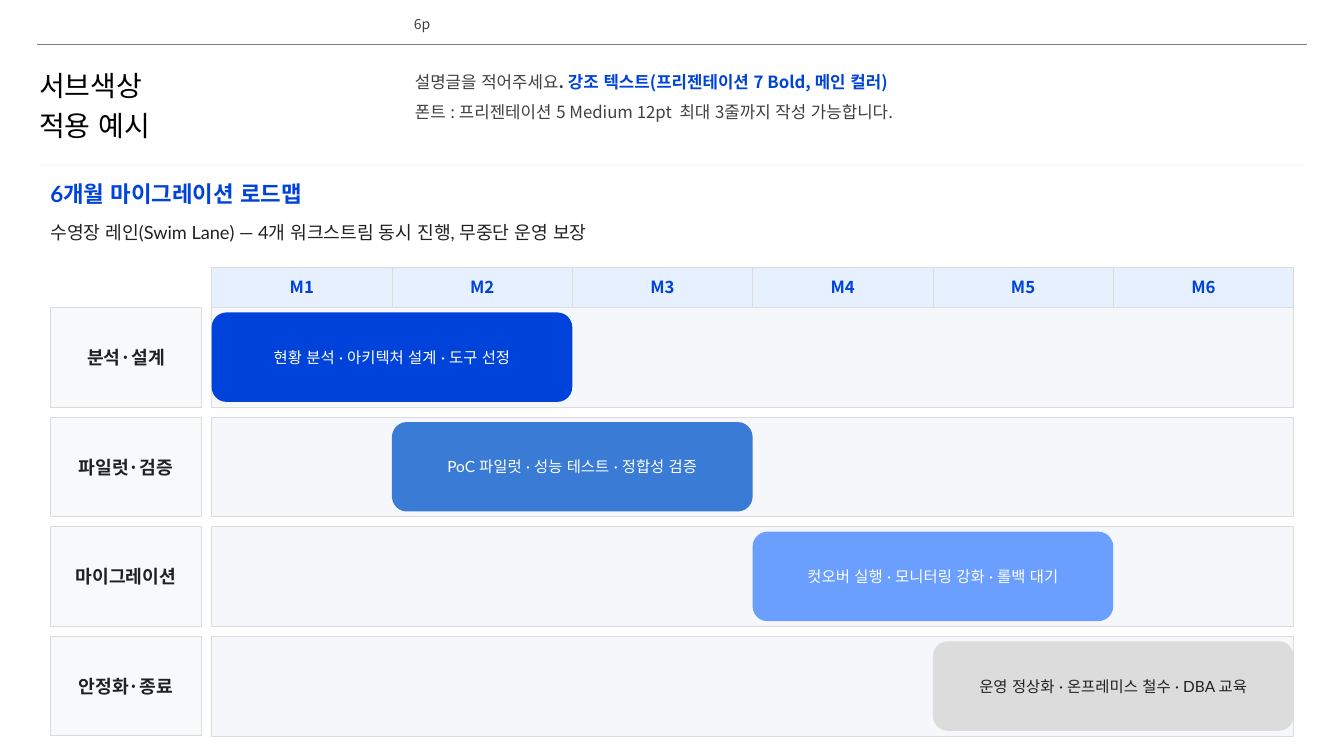
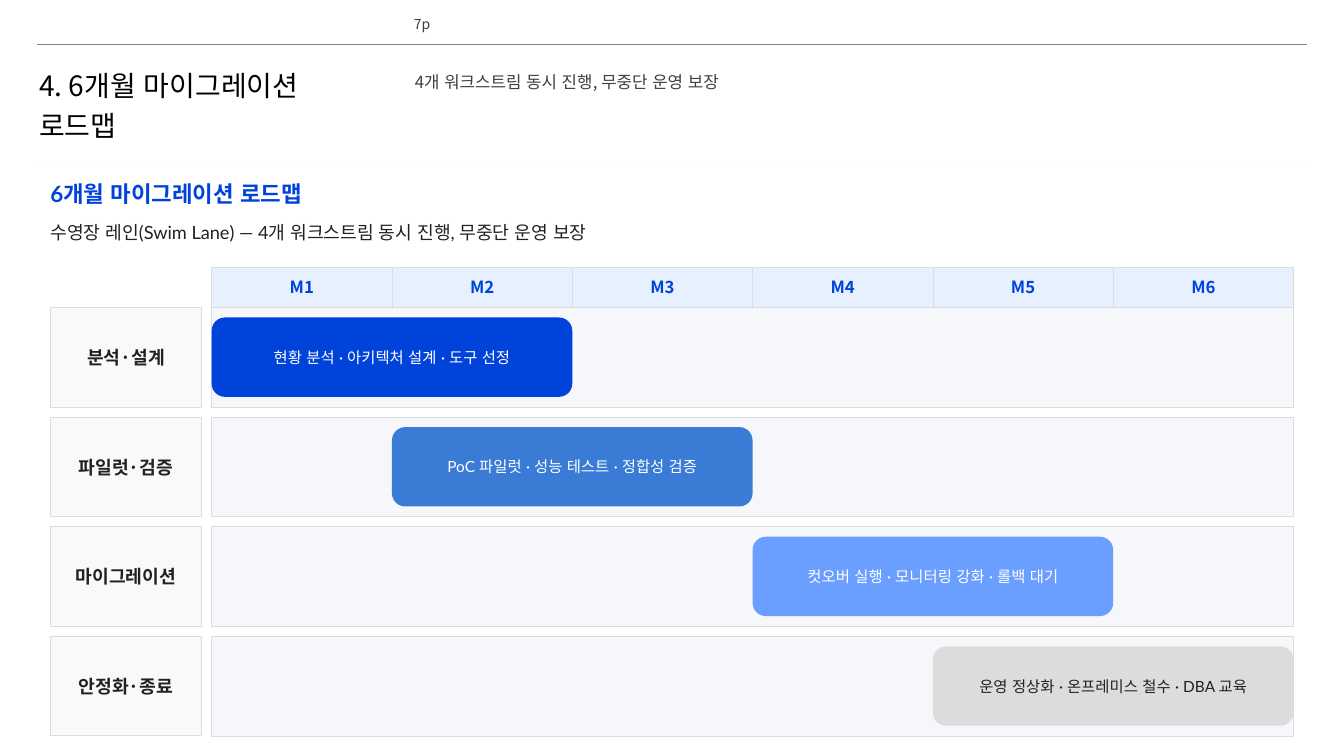
Before and after one commit to lhs6395-hslee/project-steer, a slide deck: slide 7 of results/pptx/Oracle_DB_Migration_Guide.pptx (slide 6 before the commit). Drawn at 1344x756 pixels with LibreOffice and Linux fonts; fonts in the diff are those of the drawing; background and template pictures are left out. Boxes give left, top, right and bottom in pixels: in the first picture for what was removed or moved away, otherwise in the second. Text is boxed around its words. In the diff, an @@ line names an element or a change of style, - is before the commit and + after.

```diff
--- a/results/pptx/Oracle_DB_Migration_Guide.pptx
+++ b/results/pptx/Oracle_DB_Migration_Guide.pptx
@@ page number at box(414, 19, 430, 32): text changed @@
-6p
+7p
@@ text at box(39, 72, 299, 138): text changed @@
-서브색상
-적용 예시
+4. 6개월 마이그레이션 로드맵
@@ text at box(415, 74, 719, 91): text changed @@
-설명글을 적어주세요. 강조 텍스트(프리젠테이션 7 Bold, 메인 컬러)
-폰트 : 프리젠테이션 5 Medium 12pt 최대 3줄까지 작성 가능합니다.
+4개 워크스트림 동시 진행, 무중단 운영 보장
@@ rounded rectangle "현황 분석 · 아키텍처 설계 ...": place and size @@
-rounded rectangle "현황 분석 · 아키텍처 설계 ..." at box(212, 313, 573, 402)
+rounded rectangle "현황 분석 · 아키텍처 설계 ..." at box(212, 318, 573, 397)
@@ rounded rectangle "PoC 파일럿 · 성능 테스트 ...": place and size @@
-rounded rectangle "PoC 파일럿 · 성능 테스트 ..." at box(392, 422, 753, 512)
+rounded rectangle "PoC 파일럿 · 성능 테스트 ..." at box(392, 427, 753, 507)
@@ rounded rectangle "컷오버 실행 · 모니터링 강화 ...": place and size @@
-rounded rectangle "컷오버 실행 · 모니터링 강화 ..." at box(753, 532, 1114, 622)
+rounded rectangle "컷오버 실행 · 모니터링 강화 ..." at box(753, 537, 1114, 617)
@@ rounded rectangle "운영 정상화 · 온프레미스 철수 ...": place and size @@
-rounded rectangle "운영 정상화 · 온프레미스 철수 ..." at box(934, 641, 1295, 731)
+rounded rectangle "운영 정상화 · 온프레미스 철수 ..." at box(934, 646, 1295, 726)
```
Also in this commit, not shown: 8 other slides changed, 1 slide added, 7 other files.
